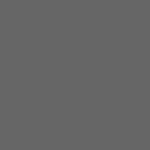
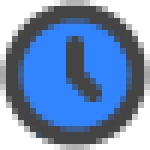
Two versions of the same layered image (150 x 150). Layer-by-layer changes:
hid "sw menu" over box(0, 0, 150, 150)
hid "sw action bar" over box(0, 0, 150, 150)
showed "sw" over box(0, 0, 150, 150)
showed "Blue" over box(6, 18, 144, 138)
